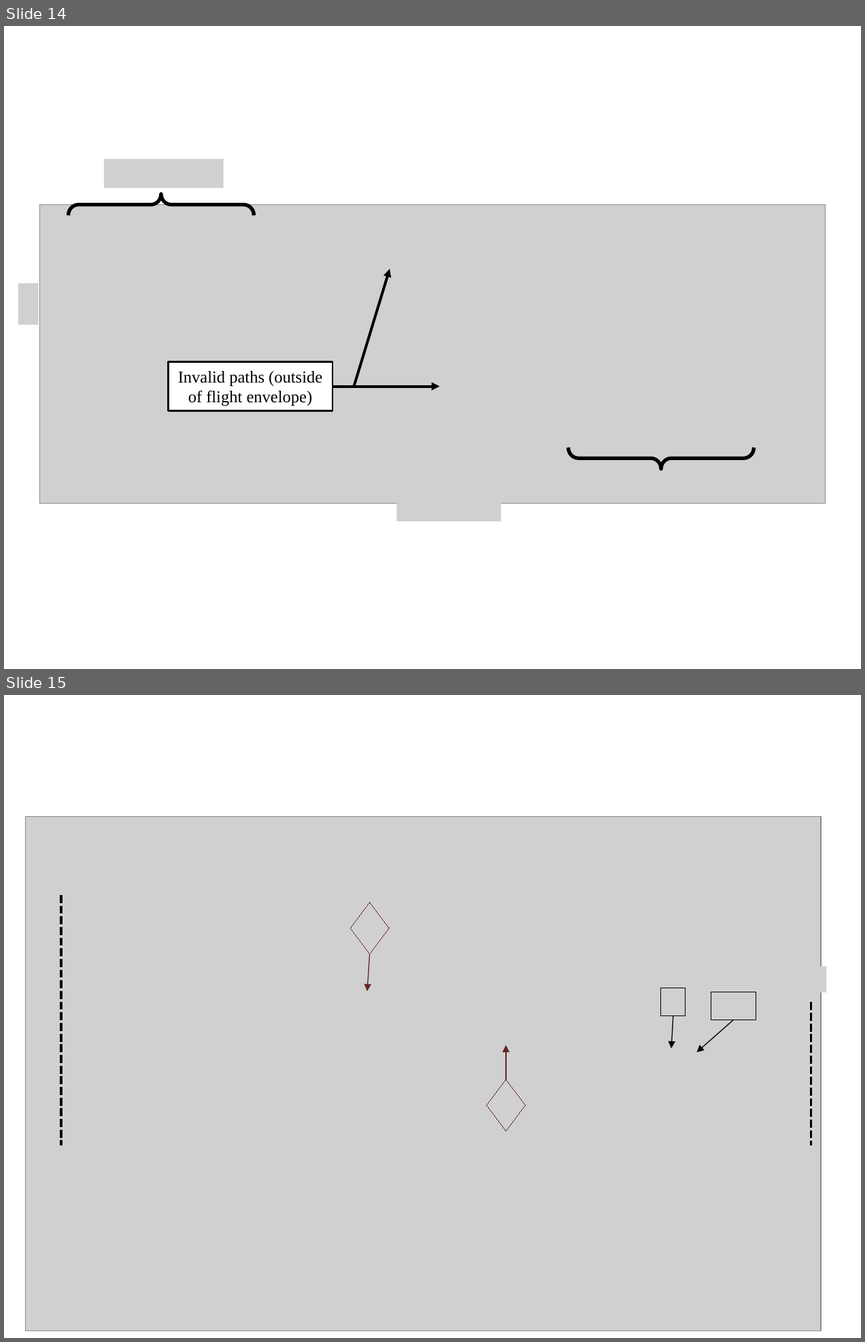
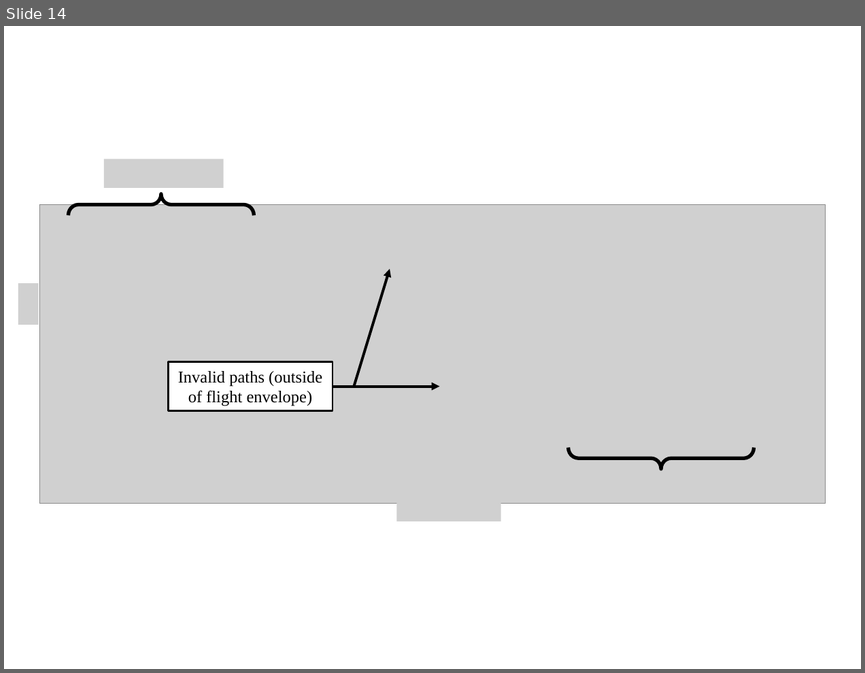
Before and after one commit to Leonardo767/aiaa2019-publication, a slide deck: docs/paper/figs/Diagrams.pptx. Shown one above the other, each under a label of ours: slides 14 and 15 before the commit, slide 14 after it. The pictures are 865x1342 and 865x673 pixels, drawn with LibreOffice and Linux fonts; fonts in the diff are those of the drawing; grey boxes stand for pictures. Boxes give left, top, right and bottom in pixels: in the first picture for what was removed or moved away, otherwise in the second. Text is boxed around its words. In the diff, an @@ line names an element or a change of style, - is before the commit and + after.

```diff
--- a/docs/paper/figs/Diagrams.pptx
+++ b/docs/paper/figs/Diagrams.pptx
@@ slide 15 removed at <box>4,695,861,1338</box>, background #FFFFFF @@
@@ picture removed at <box>26,817,821,1331</box> @@
@@ picture removed at <box>48,860,76,885</box> @@
@@ line removed from (61, 895) to (61, 1145) @@
@@ picture removed at <box>350,902,389,954</box> @@
@@ arrow removed from (370, 954) to (367, 991) @@
@@ picture removed at <box>799,966,825,992</box> @@
@@ picture removed at <box>661,988,685,1016</box> @@
@@ picture removed at <box>711,991,755,1020</box> @@
@@ arrow removed from (673, 1015) to (672, 1048) @@
@@ arrow removed from (733, 1020) to (696, 1052) @@
@@ line removed from (811, 1002) to (811, 1145) @@
@@ arrow removed from (506, 1079) to (506, 1045) @@
@@ picture removed at <box>486,1079,525,1130</box> @@
```
Also in this commit, not shown: 1 slide added, 1 other file.
